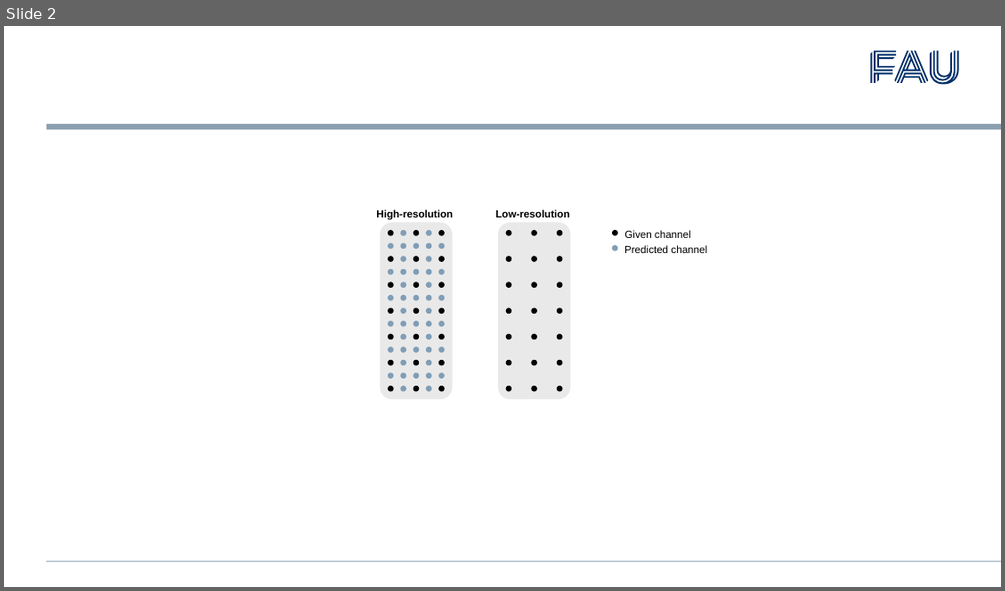
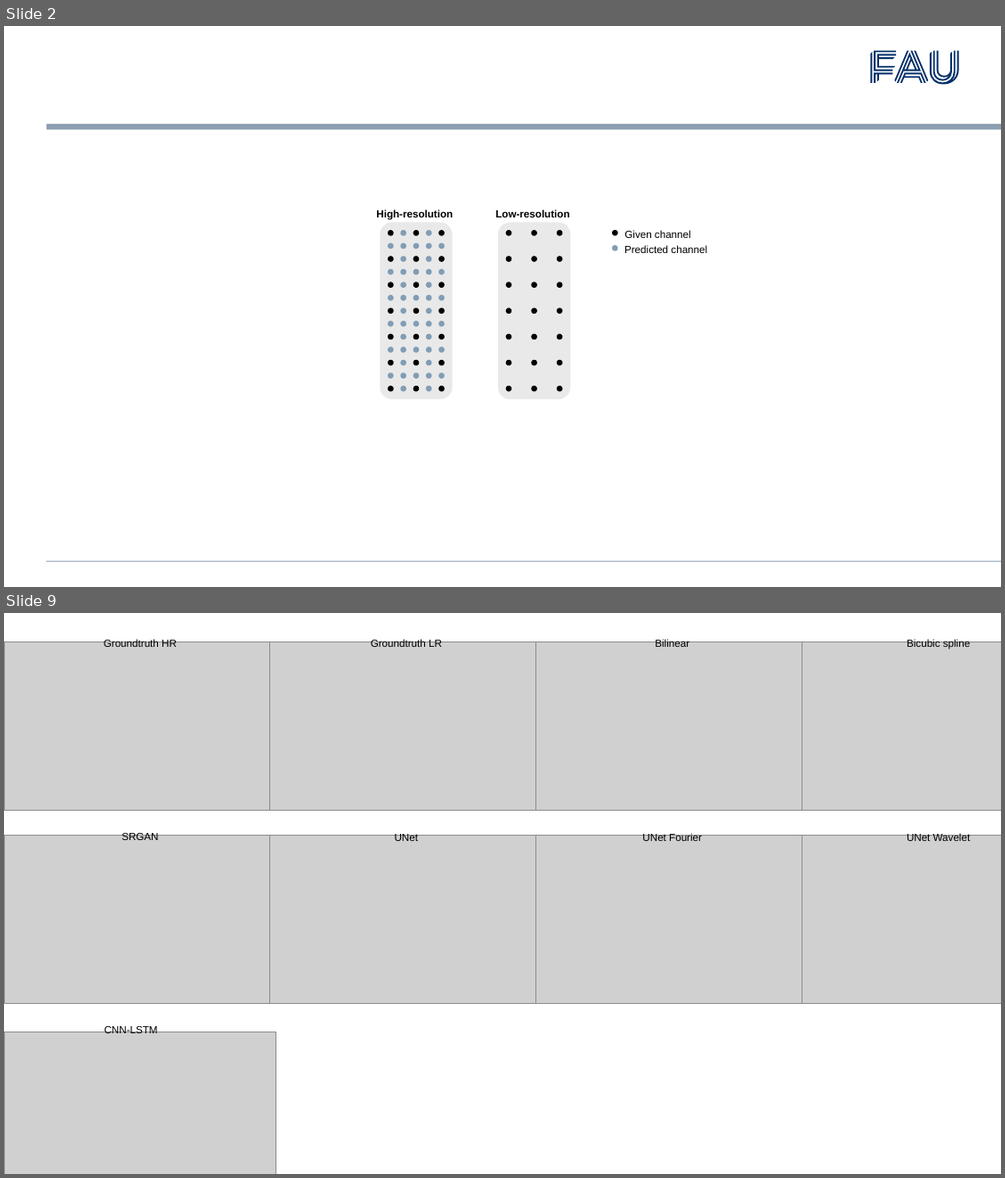
Before and after one commit to jni98/emg-super-resolution, a slide deck: Figures.pptx. Shown one above the other, each under a label of ours: slide 2 before the commit, slides 2 and 9 after it; the slides between them are not shown. The pictures are 1005x591 and 1005x1178 pixels, drawn with LibreOffice and Linux fonts; fonts in the diff are those of the drawing; grey boxes stand for pictures. Boxes give left, top, right and bottom in pixels: in the first picture for what was removed or moved away, otherwise in the second. Text is boxed around its words. In the diff, an @@ line names an element or a change of style, - is before the commit and + after.

Commit message:
Fixed wavelet

```diff
--- a/Figures.pptx
+++ b/Figures.pptx
@@ slide 9 added at (4, 613, 1001, 1174), background #FFFFFF @@
@@ group added at (4, 613, 1001, 1174): 9 pictures, 9 texts, 1 rectangle @@
+Groundtruth HR
+Groundtruth LR
+Bilinear
+Bicubic spline
+CNN-LSTM
+SRGAN
+UNet
+UNet Fourier
+UNet Wavelet
```
Also in this commit, not shown: 10 slides changed, 1 slide removed, 11 other files.
